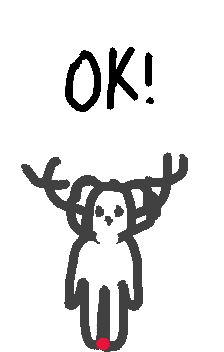
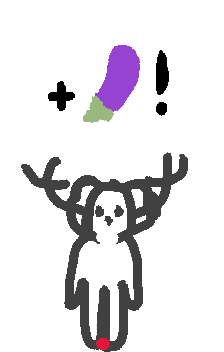
The second w=224, h=352 image is a revision of the first. Changes to its layers:
added layer "NasuGain.png" above "KrotGain.png" over [48, 45, 169, 123]
hid "ok.png" over [65, 47, 154, 112]
hid "bullePensee.png" over [48, 45, 169, 123]
showed "bulle.png" over [48, 45, 169, 123]
